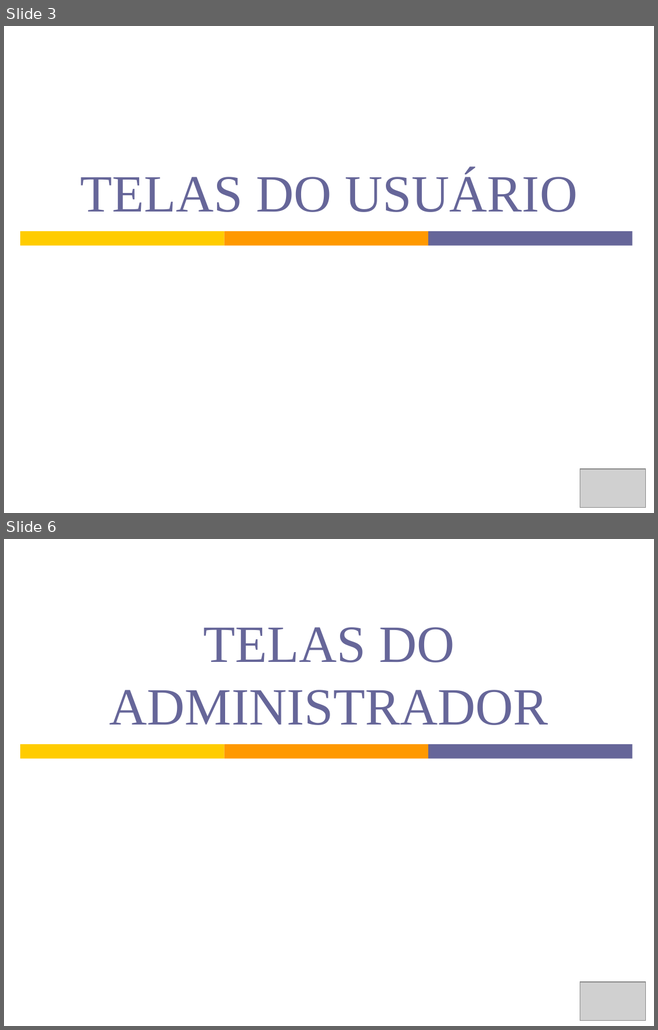
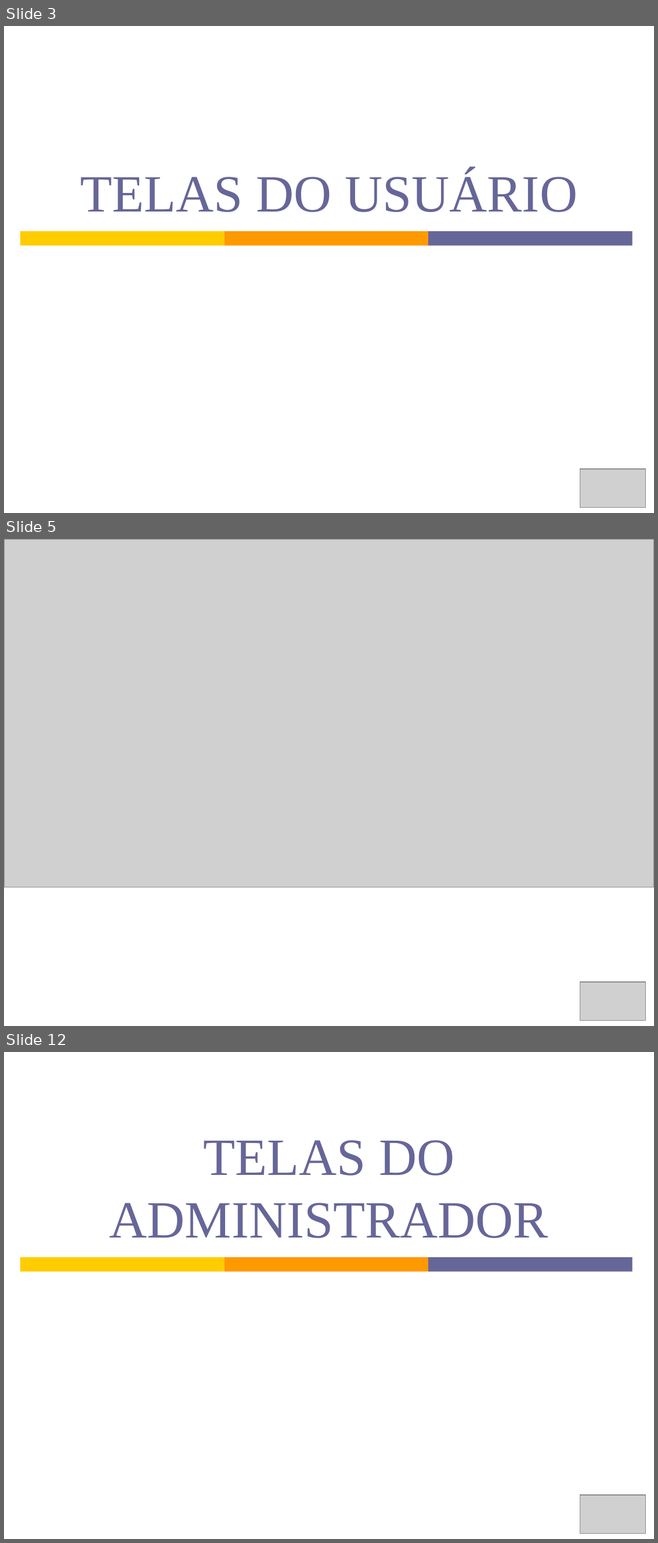
Before and after one commit to n-a-sistemas/ProjetoOng, a slide deck: CANTINHO FRATERNO.pptx. Shown one above the other, each under a label of ours: slides 3 and 6 before the commit, slides 3, 5 and 12 after it; the slides between them are not shown. The pictures are 658x1030 and 658x1543 pixels, drawn with LibreOffice and Linux fonts; fonts in the diff are those of the drawing; grey boxes stand for pictures. Boxes give left, top, right and bottom in pixels: in the first picture for what was removed or moved away, otherwise in the second. Text is boxed around its words. In the diff, an @@ line names an element or a change of style, - is before the commit and + after.

```diff
--- a/CANTINHO FRATERNO.pptx
+++ b/CANTINHO FRATERNO.pptx
@@ slide 5 added at (x1=4, y1=539, x2=654, y2=1026), background #FFFFFF @@
@@ rectangle added at (x1=4, y1=539, x2=20, y2=701), fill #FFCC00 @@
@@ rectangle added at (x1=4, y1=539, x2=22, y2=1026), fill #FFFFFF, outline #FFFFFF 0.75 pt @@
@@ picture added at (x1=4, y1=539, x2=654, y2=887) @@
@@ rectangle added at (x1=4, y1=701, x2=20, y2=864), fill #FF9900 @@
@@ rectangle added at (x1=4, y1=864, x2=20, y2=1026), fill #666699 @@
@@ picture added at (x1=579, y1=982, x2=646, y2=1020) @@
@@ what was slide 6 is now slide 12 @@
```
Also in this commit, not shown: 4 slides changed, 12 other slides added, 2 slides removed.
